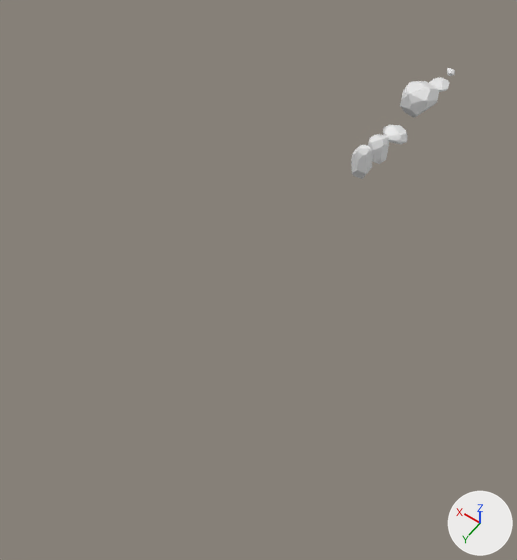
Before and after pictures for a commit that changed the Blender file Blender/BlueCar/Rocks.blend.
Camera for both pictures: a camera (50 mm lens) standing at (-20.9, 38.3, 47.1) and looking at (1.6, 6.8, -2.4). The axes (+X, +Y, +Z) are drawn at lower right. The lights are the same throughout. The same objects are shown in both versions, whatever each file hides.

In view in the first picture: 'Rock1', 'Rock2', 'Rock3', 'Rock4', 'Rock5', 'Rock6'.
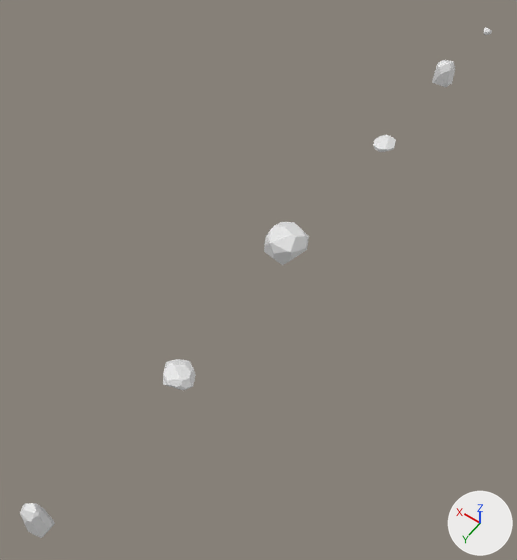
Location of each change, (x1, y1, x2, y2) in pixels of the pictures (517 x 560 px):
'Rock3', moved: before (400, 81, 439, 118); after (264, 222, 309, 265)
'Rock6', moved: before (351, 145, 372, 179); after (20, 503, 55, 538)
'Rock2', moved: before (383, 125, 407, 144); after (163, 359, 196, 390)
'Rock1', moved: before (368, 134, 389, 164); after (432, 60, 455, 87)
'Rock4', moved: before (429, 77, 449, 92); after (373, 135, 396, 152)
'Rock5', moved: before (447, 68, 455, 76); after (484, 27, 492, 35)

Patch to the scene script:
```diff
--- a/Blender/BlueCar/Rocks.blend.py
+++ b/Blender/BlueCar/Rocks.blend.py
@@ ob_rock1 @@
 ob_rock1 = bpy.data.objects.new('Rock1', me_柱体)
-ob_rock1.location = (0.0, -10.62, 0.0)
+ob_rock1.location = (0.13, -24.92, 0.0)
@@ ob_rock2 @@
 ob_rock2 = bpy.data.objects.new('Rock2', me_柱体_001)
-ob_rock2.location = (0.0, -14.19, 0.0)
+ob_rock2.location = (0.0, 19.29, 0.0)
 ob_rock2.scale = (0.606, 0.606, 0.606)
@@ ob_rock3 @@
 ob_rock3 = bpy.data.objects.new('Rock3', me_柱体_002)
-ob_rock3.location = (0.0, -18.7, 0.0)
+ob_rock3.location = (0.0, 4.92, 0.0)
 ob_rock3.scale = (1.88, 1.88, 1.88)
@@ ob_rock4 @@
 ob_rock4 = bpy.data.objects.new('Rock4', me_柱体_003)
-ob_rock4.location = (0.0, -23.58, 0.0)
+ob_rock4.location = (0.13, -12.23, 0.0)
 ob_rock4.scale = (1.09, 1.18, 0.476)
@@ ob_rock5 @@
 ob_rock5 = bpy.data.objects.new('Rock5', me_柱体_004)
-ob_rock5.location = (0.0, -26.46, 0.0)
+ob_rock5.location = (-0.05, -35.71, 0.03)
 ob_rock5.scale = (1.28, 1.28, 1.01)
@@ ob_rock6 @@
 ob_rock6 = bpy.data.objects.new('Rock6', me_柱体_005)
-ob_rock6.location = (0.0, -7.42, 0.0)
+ob_rock6.location = (0.0, 33.34, 0.0)
 ob_rock6.scale = (1.0, 1.0, 1.93)
```
